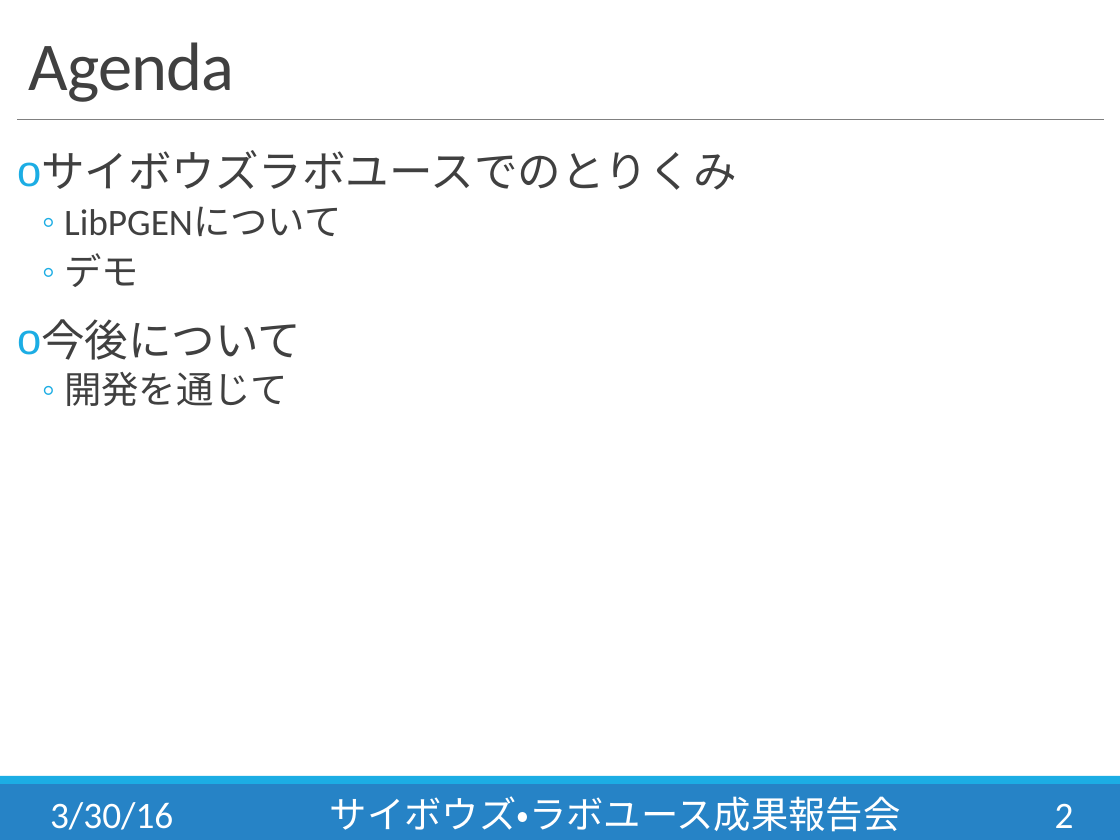
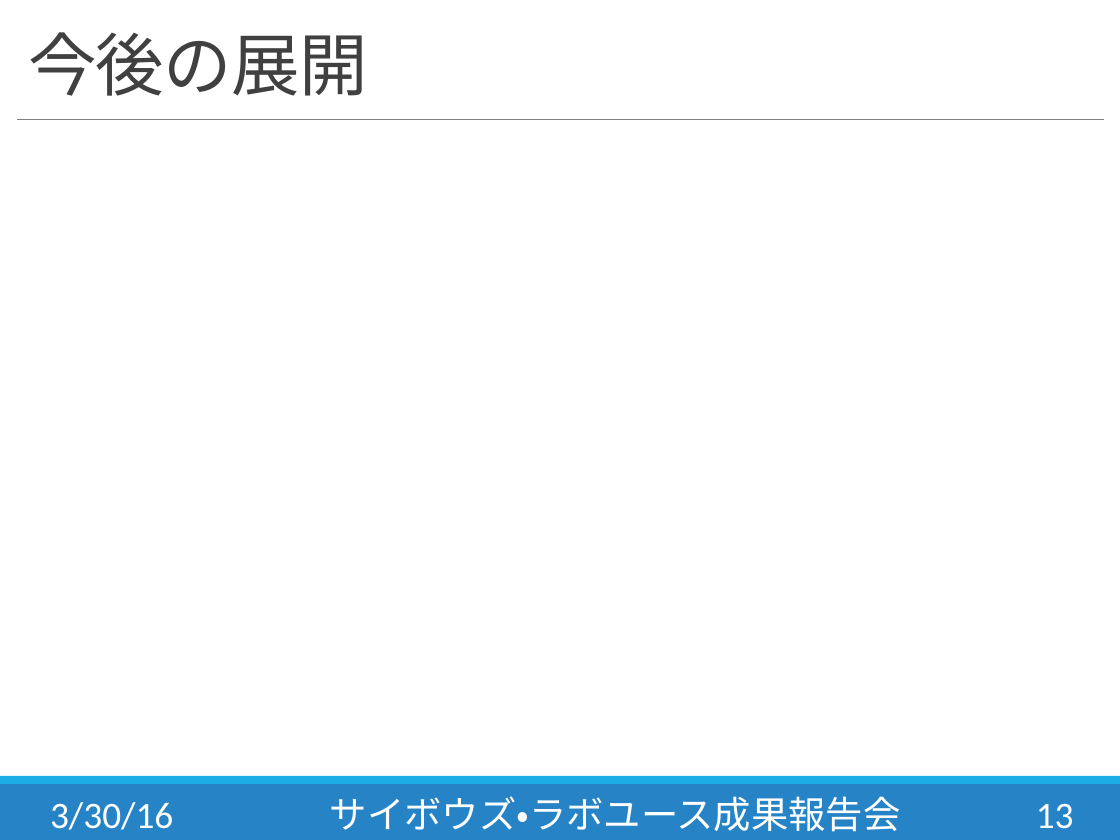
Before and after one commit to slankdev/CybozuLab, a slide deck: slide 13 of docs/lab5th_slankdev.pptx (slide 2 before the commit). Drawn at 1120x840 pixels with LibreOffice and Linux fonts; fonts in the diff are those of the drawing. Boxes give left, top, right and bottom in pixels: in the first picture for what was removed or moved away, otherwise in the second. Text is boxed around its words. In the diff, an @@ line names an element or a change of style, - is before the commit and + after.

```diff
--- a/docs/lab5th_slankdev.pptx
+++ b/docs/lab5th_slankdev.pptx
@@ title at (28, 32, 367, 96): text changed @@
-Agenda
+今後の展開
@@ text removed at (41, 150, 737, 406) @@
-o サイボウズラボユースでのとりくみ
-  ◦ LibPGENについて
-  ◦ デモ
-o 今後について
-  ◦ 開発を通じて
@@ page number at (1036, 803, 1074, 829): text changed @@
-2
+13
```
Also in this commit, not shown: 1 other slide changed, 11 slides added, 9 other files.
